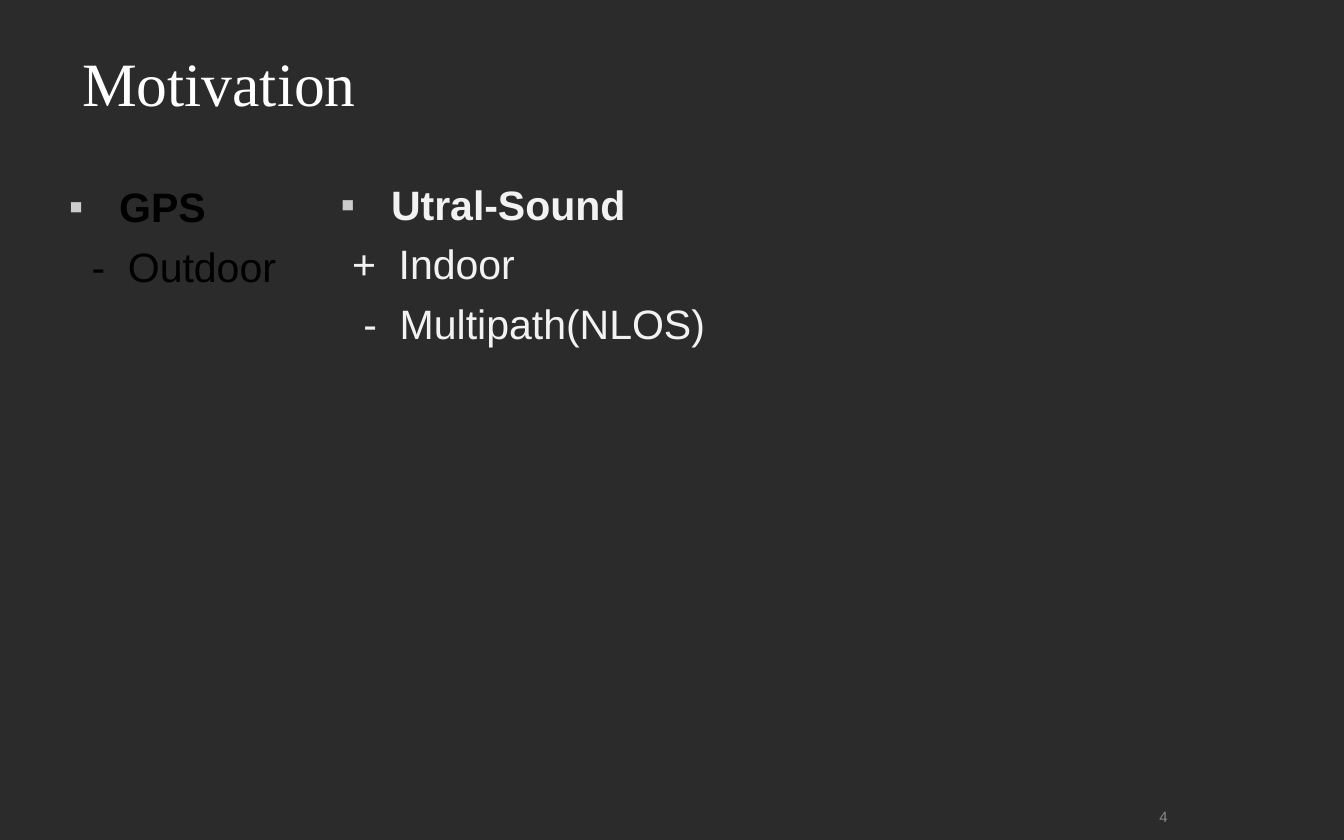
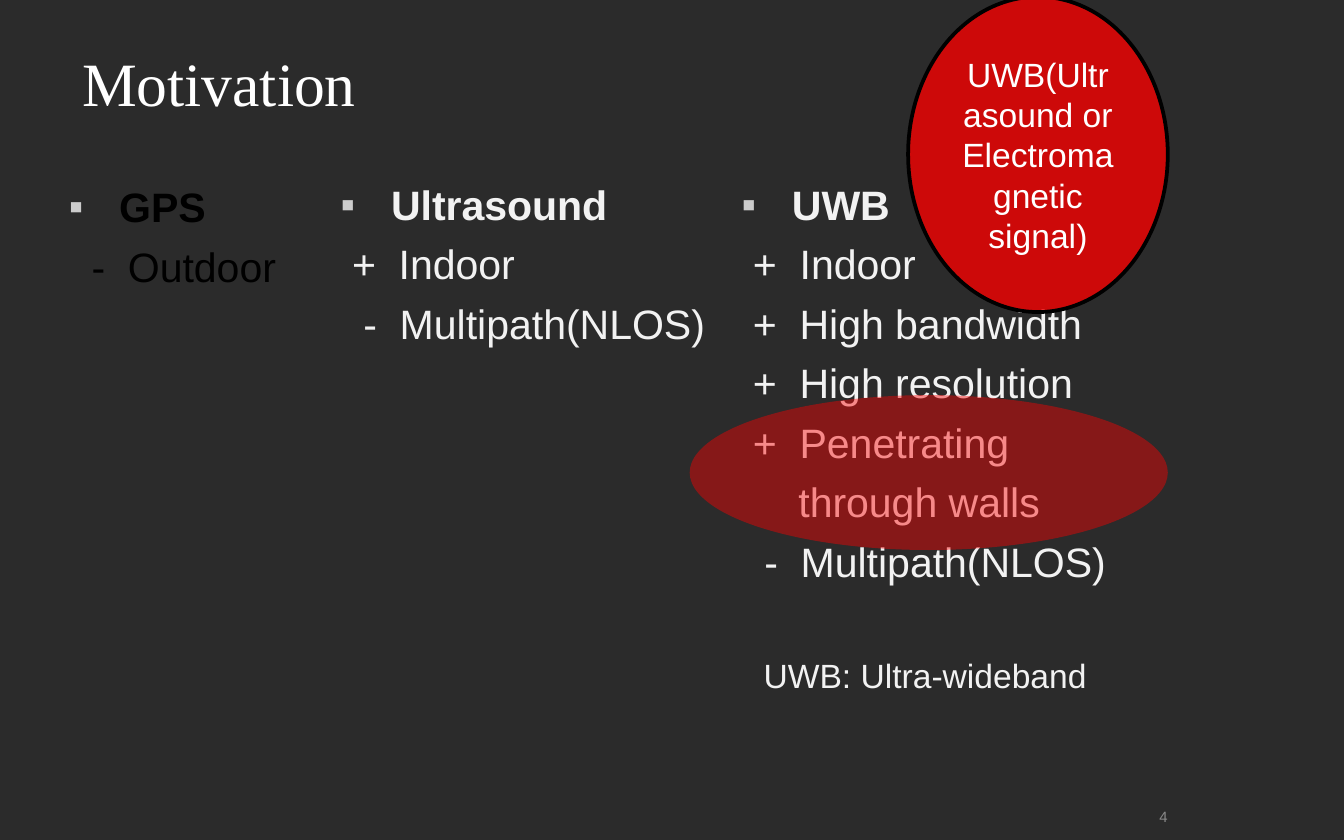
Before and after one commit to yitong-quan/thesis_indoorLocalization, a slide deck: slide 4 of text_editing/ppt/Zwischenpraesentation_newest.ppt. Drawn at 1344x840 pixels with LibreOffice and Linux fonts; fonts in the diff are those of the drawing; background and template pictures are left out; a plain dark background stands for a picture behind light text. Boxes give left, top, right and bottom in pixels: in the first picture for what was removed or moved away, otherwise in the second. Text is boxed around its words. In the diff, an @@ line names an element or a change of style, - is before the commit and + after.

```diff
--- a/text_editing/ppt/Zwischenpraesentation_newest.ppt
+++ b/text_editing/ppt/Zwischenpraesentation_newest.ppt
@@ ellipse added at [909, 0, 1168, 313], fill #FF0000 at 77% opacity, outline #000000 2.01 pt, 18 pt, text #FFFFFF @@
+UWB(Ultrasound or Electromagnetic signal)
@@ text at [391, 190, 607, 221]: text changed @@
-▪ Utral-Sound
+▪ Ultrasound
@@ text added at [792, 191, 1106, 585], 22 pt, text #F2F2F2 @@
+▪ UWB
++ Indoor
++ High bandwidth
++ High resolution
++ Penetrating
+through walls
+- Multipath(NLOS)
@@ ellipse added at [689, 395, 1168, 550], fill #FF0000 at 43% opacity @@
@@ text added at [764, 663, 1087, 689], 18 pt, text #F2F2F2 @@
+UWB: Ultra-wideband
```
Also in this commit, not shown: 8 other slides changed, 10 other files.
